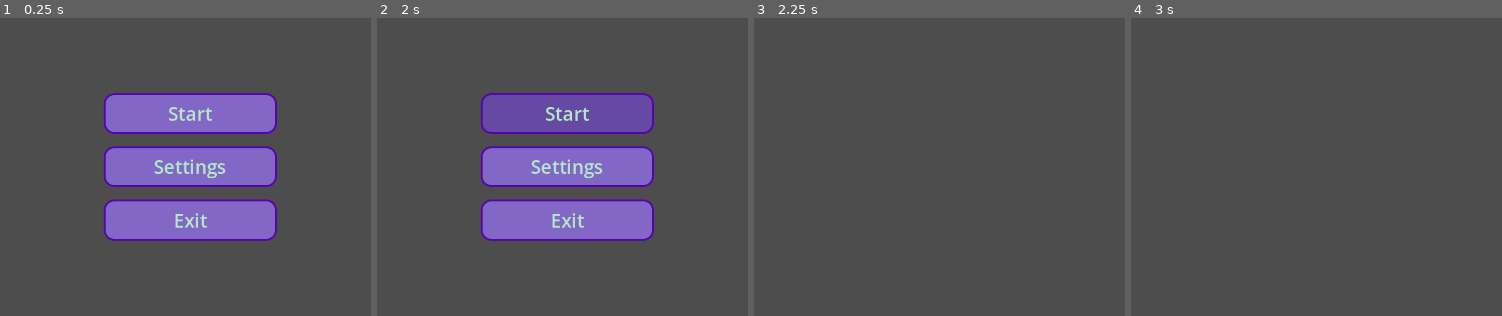
Above: before the commit, frames 1-4 (left to right).
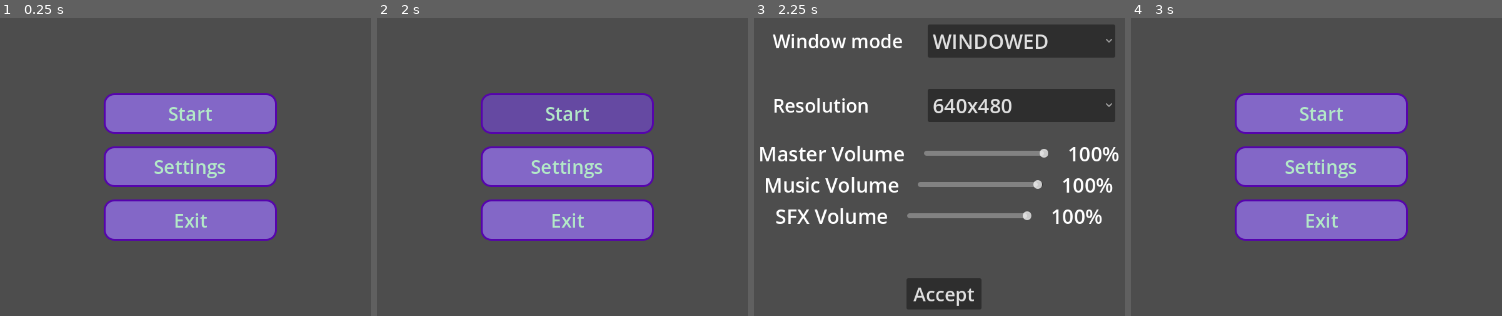
Above: after the commit, the same moments.

Repository: C0ldSt33l/Animal-raft
Game: Godot game, scene res://main_menu/main_menu.tscn
Same seed, same stepped clock (60 frames per second), same inputs: the game is played once before the commit and once after it. Before the commit the project has no main scene; this scene is started directly in both runs.
Inputs (mouse positions are in pixels of both pictures, inside the frame that each line leads up to):
- Up to frame 1 (0.25 s): no input
- Up to frame 2 (2 s): click "Start" at 0.5 s; click "Start" at 1.25 s
- Up to frame 3 (2.25 s): click "Settings" at 2 s
- Up to frame 4 (3 s): click (1320, 295) at 2.75 s, where only the run after the commit has a clickable "Accept"

Frames 1-2 are identical in both runs. In frame 3, 19% of the frame differs, in the area x 1-99%, y 2-98%; in frame 4, 19%, in the area x 28-75%, y 25-75%.
Error before the commit: Parse Error: Identifier "Settings" not declared in the current scope. (res://main_menu/settings_menu.gd:23)

Commit message:
rename: `Ark` -> `Raft` add possibility to make cell enabled and disabled

Diff:
--- a/ark/ark.gd
+++ /dev/null
@@ -1,57 +0,0 @@
-class_name Ark
-extends Node2D
-
-
-const ARRAY_SIZE := Vector2i(7, 7)
-const CENTRAL_CELL_POS := Vector2i(3, 3)
-const CELL_START_POS := Vector2i.ZERO
-var cells: Array[Cell] = []
-
-@export var health: int
-@export var speed: int
-@export var fov: float
-
-@export var cell_scen: PackedScene
-
-
-func _init() -> void:
-	var cur_pos := self.CELL_START_POS
-	# var cell := self.cell_scen.instantiate() as Cell
-
-	for row in self.ARRAY_SIZE.x:
-		for col in self.ARRAY_SIZE.y:
-			var cell := Cell.new(cur_pos)
-			self.cells.append(cell)
-			cur_pos.x += Cell.CELL_SIZE.y
-
-			self.add_child(cell)
-
-		cur_pos.y += Cell.CELL_SIZE.x
-		cur_pos.x = self.CELL_START_POS.x
-
-
-func _ready() -> void:
-	print('first cell pos: ' ,self.cells.front().position)
-	print('last cell pos: ', self.cells.back().position)
-
-
-func change_cell(pos: Vector2i, new_cell: Cell) -> void:
-	print('pos: ', pos)
-	print('new cell: ', new_cell)
-	print('old cell: ', self.get_cell(pos))
-
-
-func get_cell(pos: Vector2i) -> Cell:
-	var line := pos.x * self.ARRAY_SIZE.x
-	var col := pos.y
-
-	return self.cells[line + col]
-
-
-func _swap_cells(pos_1: Vector2i, pos_2: Vector2i) -> void:
-	var cell_1 := self.get_cell(pos_1)
-	var cell_2 := self.get_cell(pos_2)
-
-	var tmp_pos := cell_1.position
-	cell_1.position = cell_2.position
-	cell_2.position = tmp_pos
--- a/ark/ark.tscn
+++ /dev/null
@@ -1,8 +0,0 @@
-[gd_scene load_steps=3 format=3 uid="uid://ctdk6gh38vany"]
-
-[ext_resource type="Script" path="res://ark/ark.gd" id="1_hyjvb"]
-[ext_resource type="PackedScene" uid="uid://dchjls84gte1i" path="res://ark/cell.tscn" id="2_4853c"]
-
-[node name="Ark" type="Node2D"]
-script = ExtResource("1_hyjvb")
-cell_scen = ExtResource("2_4853c")
--- a/ark/cell.tscn
+++ /dev/null
@@ -1,27 +0,0 @@
-[gd_scene load_steps=2 format=3 uid="uid://dchjls84gte1i"]
-
-[ext_resource type="Script" path="res://ark/cell.gd" id="1_6412g"]
-
-[node name="Cell" type="TextureButton"]
-anchors_preset = 8
-anchor_left = 0.5
-anchor_top = 0.5
-anchor_right = 0.5
-anchor_bottom = 0.5
-offset_left = -41.0
-offset_top = -27.0
-offset_right = 23.0
-offset_bottom = 37.0
-grow_horizontal = 2
-grow_vertical = 2
-script = ExtResource("1_6412g")
-metadata/_edit_group_ = true
-
-[node name="Label" type="Label" parent="."]
-offset_right = 64.0
-offset_bottom = 64.0
-pivot_offset = Vector2(32, 32)
-text = "Cell"
-horizontal_alignment = 1
-vertical_alignment = 1
-metadata/_edit_lock_ = true
--- a/project.godot
+++ b/project.godot
@@ -11,12 +11,13 @@
 [application]
 
 config/name="Animal raft"
+run/main_scene="res://raft/raft.tscn"
 config/features=PackedStringArray("4.3", "Forward Plus")
 config/icon="res://icon.svg"
 
 [autoload]
 
-Settings="res://SettingsConf.gd"
+Settings="*res://SettingsConf.gd"
 
 [display]
 
--- a/ark/cell.gd
+++ b/raft/cell.gd
@@ -16,18 +16,19 @@
 var store_unit: Object = null
 var material_type: MATERIAL_TYPE
 
-var enabled: bool
+# var enabled: bool
 
 
 func _init(
 	pos: Vector2i = Vector2i.ZERO,
 	type: MATERIAL_TYPE = MATERIAL_TYPE.VOID,
-	enable: bool = true
+	disable: bool = true
 ) -> void:
 	self.material_type = type
 	self.health = self.CELL_HP_ARRAY[type]
 	self.set_pos(pos)
-	self.enabled = enable
+	# self.enabled = enable
+	self.disabled = disable
 
 
 func _ready() -> void:
@@ -39,6 +40,9 @@
 
 
 func _draw() -> void:
+	if self.disabled:
+		return
+
 	const width := 4.0
 
 	var rect := Rect2(Vector2.ZERO, self.CELL_SIZE)
@@ -47,6 +51,7 @@
 	rect.position += Vector2(width, width) / 2
 
 	draw_rect(rect, Color.BLACK, false, width)
+	# draw_texture(self.texture_normal, self.position)
 
 	if self.store_unit:
 		self.store_unit._draw()
--- /dev/null
+++ b/raft/cell.tscn
@@ -0,0 +1,29 @@
+[gd_scene load_steps=3 format=3 uid="uid://dchjls84gte1i"]
+
+[ext_resource type="Script" path="res://raft/cell.gd" id="1_6412g"]
+[ext_resource type="Texture2D" uid="uid://crthw1liws2mq" path="res://raft/cell_placeholder.jpg" id="1_wfqhq"]
+
+[node name="Cell" type="TextureButton"]
+anchors_preset = -1
+anchor_left = 0.493
+anchor_top = 0.507
+anchor_right = 0.493
+anchor_bottom = 0.507
+offset_left = -29.04
+offset_top = -33.04
+offset_right = 34.96
+offset_bottom = 30.96
+grow_horizontal = 2
+grow_vertical = 2
+texture_normal = ExtResource("1_wfqhq")
+script = ExtResource("1_6412g")
+
+[node name="Label" type="Label" parent="."]
+layout_mode = 0
+offset_right = 64.0
+offset_bottom = 64.0
+pivot_offset = Vector2(32, 32)
+text = "Cell"
+horizontal_alignment = 1
+vertical_alignment = 1
+metadata/_edit_lock_ = true
--- /dev/null
+++ b/raft/raft.gd
@@ -0,0 +1,81 @@
+class_name Raft
+extends Node2D
+
+
+const ARRAY_SIZE := Vector2i(7, 7)
+const CENTRAL_CELL_POS := Vector2i(3, 3)
+const CELL_START_POS := Vector2i(50, 50)
+var cells: Array[Cell] = []
+
+@export var health: int
+@export var speed: int
+@export var fov: float
+
+@export var cell_scen: PackedScene
+
+
+func _init() -> void:
+	pass
+
+
+func _ready() -> void:
+	var cur_pos := self.CELL_START_POS
+	for row in range(self.ARRAY_SIZE.x):
+		for col in range(self.ARRAY_SIZE.y):
+			var cell := Cell.new(cur_pos)
+			self.cells.append(cell)
+			cur_pos.x += Cell.CELL_SIZE.x + 10
+
+			self.add_child(cell)
+
+		cur_pos.y += Cell.CELL_SIZE.y + 10
+		cur_pos.x = self.CELL_START_POS.x
+
+	self._make_cells_enabled([
+		self.CENTRAL_CELL_POS,
+
+		self.CENTRAL_CELL_POS + Vector2i(1, 1),
+	 	self.CENTRAL_CELL_POS + Vector2i(0, 1),
+   		self.CENTRAL_CELL_POS + Vector2i(-1, 1),
+
+		self.CENTRAL_CELL_POS + Vector2i(1, -1),
+		self.CENTRAL_CELL_POS + Vector2i(0, -1)	,
+		self.CENTRAL_CELL_POS + Vector2i(-1, -1),
+
+		self.CENTRAL_CELL_POS + Vector2i(1, 0),
+		self.CENTRAL_CELL_POS + Vector2i(-1, 0),
+	])
+
+
+	# for i in range(self.ARRAY_SIZE.x):
+	# 	var line: String
+	# 	for j in range(self.ARRAY_SIZE.y):
+	# 		line += str(self.cells[i + j].position)
+	# 	print(line)
+
+
+func change_cell(pos: Vector2i, new_cell: Cell) -> void:
+	print('pos: ', pos)
+	print('new cell: ', new_cell)
+	print('old cell: ', self.get_cell(pos))
+
+
+func get_cell(pos: Vector2i) -> Cell:
+	var line := pos.x * self.ARRAY_SIZE.x
+	var col := pos.y
+
+	return self.cells[line + col]
+
+
+func _swap_cells(pos_1: Vector2i, pos_2: Vector2i) -> void:
+	var cell_1 := self.get_cell(pos_1)
+	var cell_2 := self.get_cell(pos_2)
+
+	var tmp_pos := cell_1.position
+	cell_1.position = cell_2.position
+	cell_2.position = tmp_pos
+
+
+func _make_cells_enabled(positions: Array[Vector2i]) -> void:
+	for pos in positions:
+		self.get_cell(pos).disabled = false
--- /dev/null
+++ b/raft/raft.tscn
@@ -0,0 +1,8 @@
+[gd_scene load_steps=3 format=3 uid="uid://ctdk6gh38vany"]
+
+[ext_resource type="Script" path="res://raft/raft.gd" id="1_upq8j"]
+[ext_resource type="PackedScene" uid="uid://dchjls84gte1i" path="res://raft/cell.tscn" id="2_qvkxq"]
+
+[node name="Raft" type="Node2D"]
+script = ExtResource("1_upq8j")
+cell_scen = ExtResource("2_qvkxq")
Renamed: ark/cell_placeholder.jpg -> raft/cell_placeholder.jpg
Not shown, changed: raft/cell_placeholder.jpg.import
